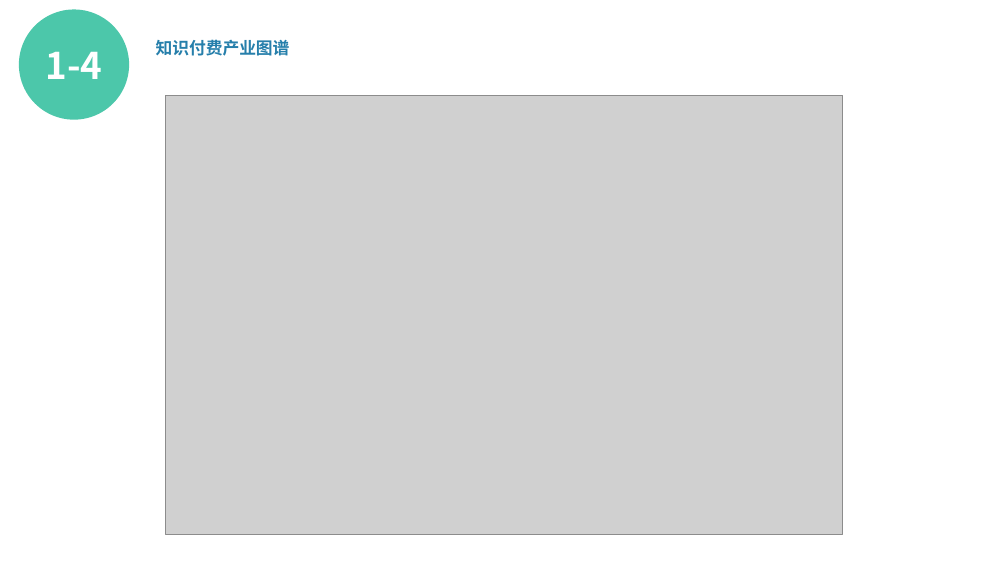
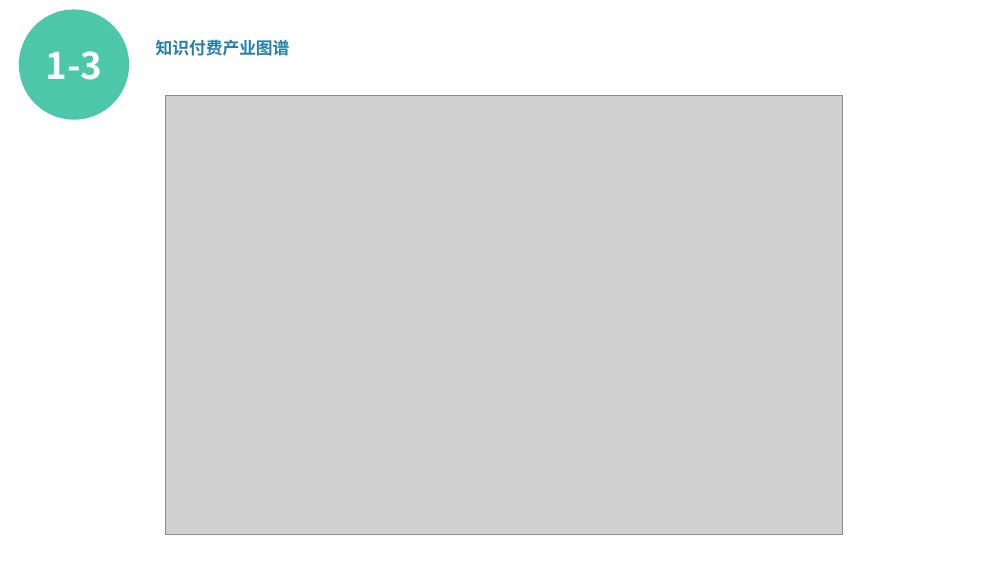
Before and after one commit to izhouping/KPA, a slide deck: slide 6 of 项目演示.pptx (slide 7 before the commit). Drawn at 1008x567 pixels with LibreOffice and Linux fonts; fonts in the diff are those of the drawing; grey boxes stand for pictures. Boxes give left, top, right and bottom in pixels: in the first picture for what was removed or moved away, otherwise in the second. Text is boxed around its words. In the diff, an @@ line names an element or a change of style, - is before the commit and + after.

```diff
--- a/项目演示.pptx
+++ b/项目演示.pptx
@@ text in ellipse at (45, 51, 102, 80): text changed @@
-1-4
+1-3
```
Also in this commit, not shown: 17 other slides changed, 4 slides added, 1 slide removed, 1 other file.
